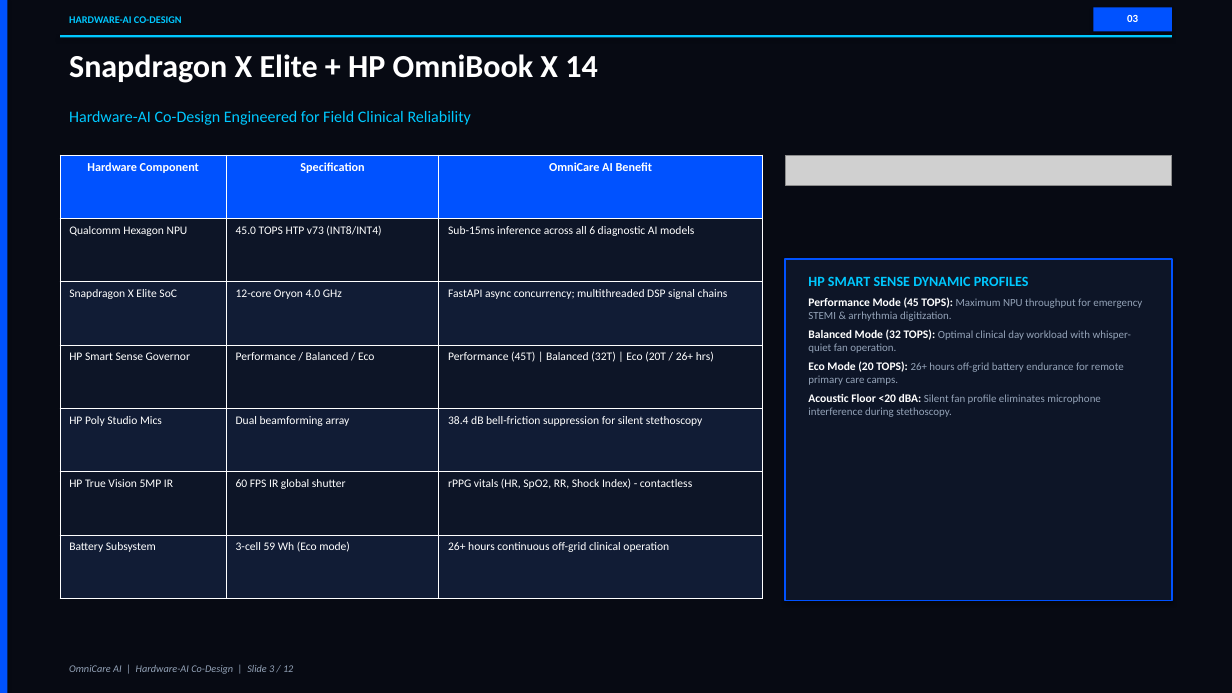
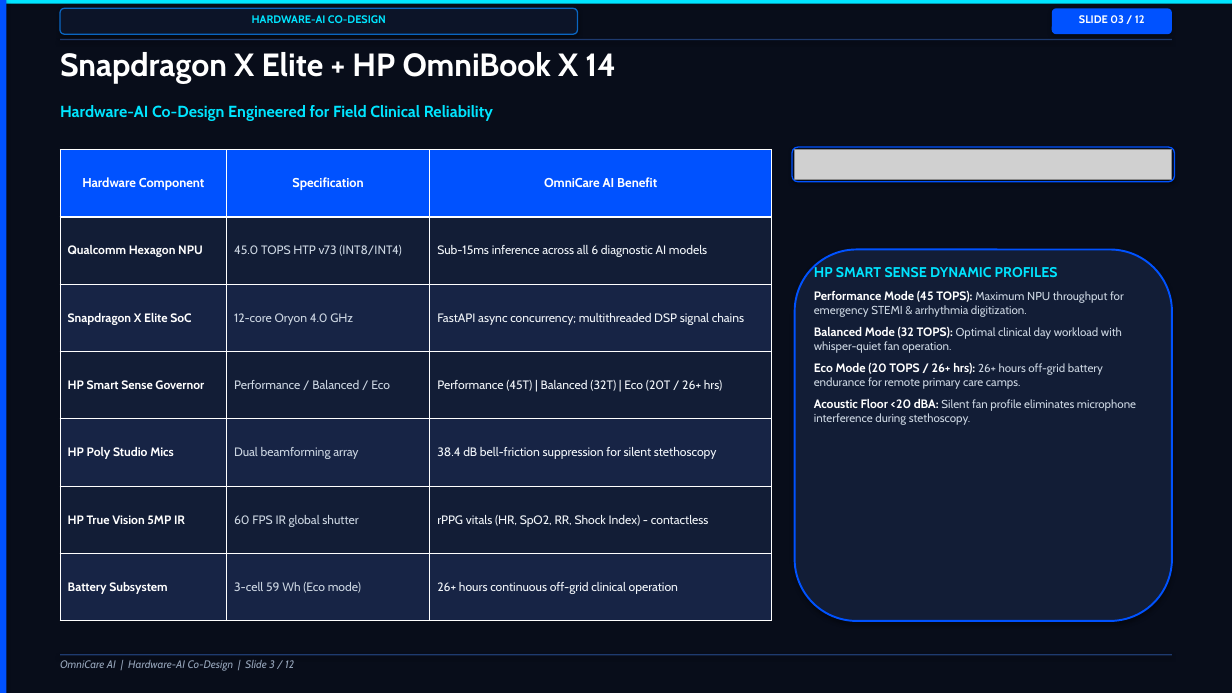
Before and after one commit to Advik-harsha/OmniCare-AI, a slide deck: slide 3 of submission_files/OmniCare_AI_Executive_Presentation.pptx. Drawn at 1232x693 pixels with LibreOffice and Linux fonts; fonts in the diff are those of the drawing; grey boxes stand for pictures. Boxes give left, top, right and bottom in pixels: in the first picture for what was removed or moved away, otherwise in the second. Text is boxed around its words. In the diff, an @@ line names an element or a change of style, - is before the commit and + after.

Commit message:
design(pitch): beautify presentation slides with modern high-contrast cards, segoe ui typography, and side-by-side cockpit layout

```diff
--- a/submission_files/OmniCare_AI_Executive_Presentation.pptx
+++ b/submission_files/OmniCare_AI_Executive_Presentation.pptx
@@ rectangle at <box>0,0,1232,693</box>: fill #070A13 to #080D1A @@
@@ rectangle added at <box>0,0,1232,4</box>, fill #00E5FF @@
@@ text "HARDWARE-AI CO-DESIGN" at <box>252,15,386,23</box>: size 8 to 8.5 pt, font Calibri to Cabin, text colour #00C8FF to #00E5FF; alignment left to centre @@
@@ rounded rectangle added at <box>60,8,578,34</box>, fill #0C1428, outline #0A66C2 1 pt @@
@@ rounded rectangle added at <box>1052,8,1172,34</box>, fill #0052FF @@
@@ text at <box>1079,15,1145,23</box>: text changed; font Calibri to Cabin @@
-03
+SLIDE 03 / 12
@@ rectangle removed at <box>1093,7,1172,31</box> @@
@@ text "Snapdragon X Elite + HP ..." at <box>60,52,615,83</box>: font Calibri to Cabin @@
@@ rectangle: place and size @@
-rectangle at <box>60,35,1172,38</box>
+rectangle at <box>60,39,1172,40</box>
@@ rectangle at <box>60,39,1172,40</box>: fill #00C8FF to #1E3A6E @@
@@ text "Hardware-AI Co-Design Engineered for Field ..." at <box>60,105,493,121</box>: font Calibri to Cabin, text colour #00C8FF to #00E5FF, bold on @@
@@ rounded rectangle added at <box>792,147,1175,181</box>, fill #080D1A, outline #0052FF 1 pt @@
@@ table at <box>60,150,772,621</box> @@
@@ fill #0D1527 to #121D36 in 9 cells @@
@@ fill #111C35 to #172445 in 9 cells @@
@@ size 9.5 to 10 pt in "Hardware Component", "Specification", "OmniCare AI Benefit" @@
@@ font Calibri to Cabin, size 9 to 9.5 pt @@
@@ bold on in "Qualcomm Hexagon NPU", "Snapdragon X Elite SoC", "HP Smart Sense Governor", "HP Poly Studio Mics" and 2 more places @@
@@ text colour #FFFFFF to #CBD5E1 in "45.0 TOPS HTP v73 (INT8/INT4)", "12-core Oryon 4.0 GHz", "Performance / Balanced / Eco", "Dual beamforming array" and 2 more places @@
@@ text colour #FFFFFF to #F1F5F9 in "Sub-15ms inference across all 6 diagnostic AI ...", "FastAPI async concurrency; multithreaded DSP signal chains", "Performance (45T) | Balanced (32T) | Eco ...", "38.4 dB bell-friction suppression for silent stethoscopy" and 2 more places @@
@@ table: place and size @@
-table at <box>60,155,762,599</box>
+table at <box>60,150,772,621</box>
@@ picture: place and size @@
-picture at <box>786,155,1172,186</box>
+picture at <box>795,150,1172,179</box>
@@ rectangle removed at <box>786,259,1172,601</box> @@
@@ rounded rectangle added at <box>795,250,1172,621</box>, fill #121D36, outline #0052FF 1.5 pt @@
@@ text "HP SMART SENSE DYNAMIC PROFILES": place and size @@
-text "HP SMART SENSE DYNAMIC PROFILES" at <box>808,276,1142,417</box>
+text "HP SMART SENSE DYNAMIC PROFILES" at <box>814,265,1136,425</box>
@@ text at <box>814,265,1136,425</box>: font Calibri to Cabin in "HP SMART SENSE DYNAMIC PROFILES", "Performance Mode (45 TOPS): Maximum NPU throughput ...", "Balanced Mode (32 TOPS): Optimal clinical day ...", "Acoustic Floor <20 dBA: Silent fan profile ..."; text colour #00C8FF to #00E5FF in "HP SMART SENSE DYNAMIC PROFILES"; size 9 to 9.5 pt in "Performance Mode (45 TOPS):", "Balanced Mode (32 TOPS):", "Acoustic Floor <20 dBA:"; size 8.5 to 9 pt, text colour #94A3B8 to #CBD5E1 in "Maximum NPU throughput for emergency STEMI & ...", "Optimal clinical day workload with whisper-quiet fan ...", "Silent fan profile eliminates microphone interference during ..."; more space between paragraphs @@
@@ text at <box>814,363,1103,389</box>: text changed; size 8.5 to 9 pt; font Calibri to Cabin; text colour #94A3B8 to #CBD5E1 @@
-Eco Mode (20 TOPS): 26+ hours off-grid battery endurance for remote primary care camps.
+Eco Mode (20 TOPS / 26+ hrs): 26+ hours off-grid battery endurance for remote primary care camps.
@@ text "OmniCare AI | Hardware-AI Co-Design ..." at <box>60,660,294,671</box>: size 8 to 8.5 pt, font Calibri to Cabin @@
@@ rectangle added at <box>60,654,1172,655</box>, fill #1E3A6E @@
```
Also in this commit, not shown: 11 other slides changed, 9 other files.
